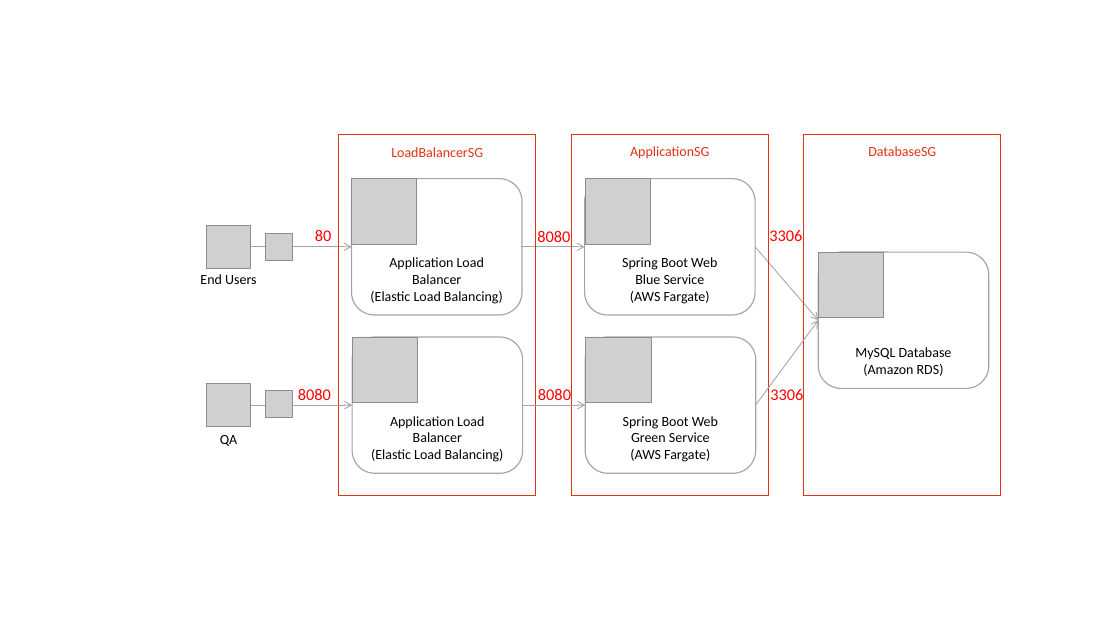
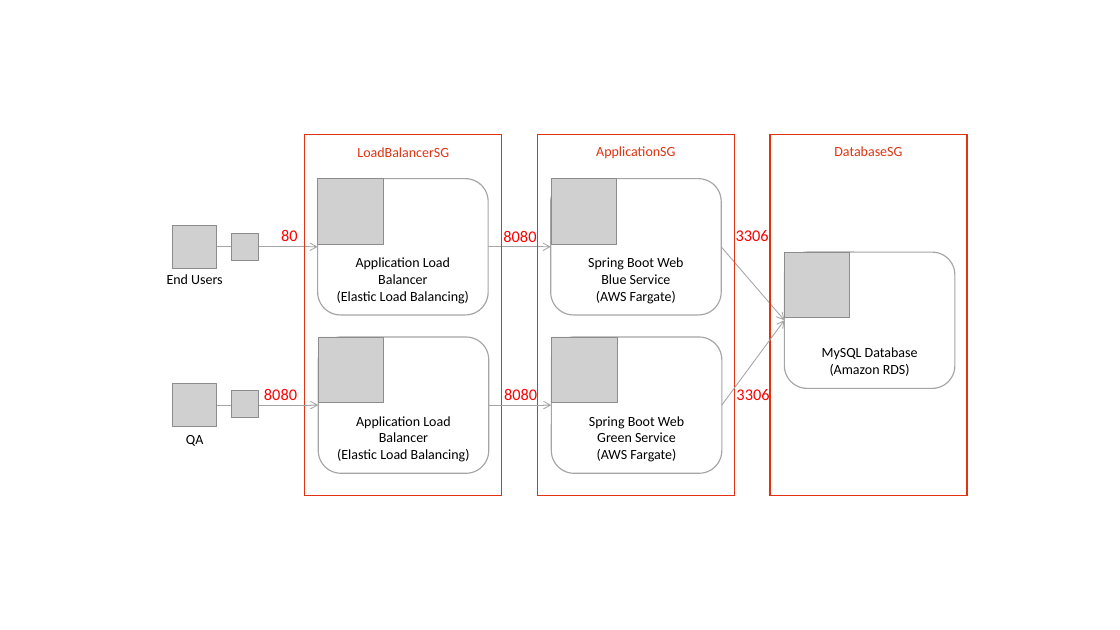
Before and after one commit to chtzuehlke/SpringBootFargateCloudFormationSampleBlueGreen, a slide deck: slide 2 of images/AWS DevOps.pptx. Drawn at 1120x630 pixels with LibreOffice and Linux fonts; fonts in the diff are those of the drawing; grey boxes stand for pictures. Boxes give left, top, right and bottom in pixels: in the first picture for what was removed or moved away, otherwise in the second. Text is boxed around its words. In the diff, an @@ line names an element or a change of style, - is before the commit and + after.

```diff
--- a/images/AWS DevOps.pptx
+++ b/images/AWS DevOps.pptx
@@ 9 pictures, 8 texts, 6 arrows, 5 rounded rectangles, 3 rectangles moved together from (x1=200, y1=134, x2=1002, y2=496) to (x1=167, y1=134, x2=968, y2=496) @@
```
Also in this commit, not shown: 3 other slides changed, 6 other files.
